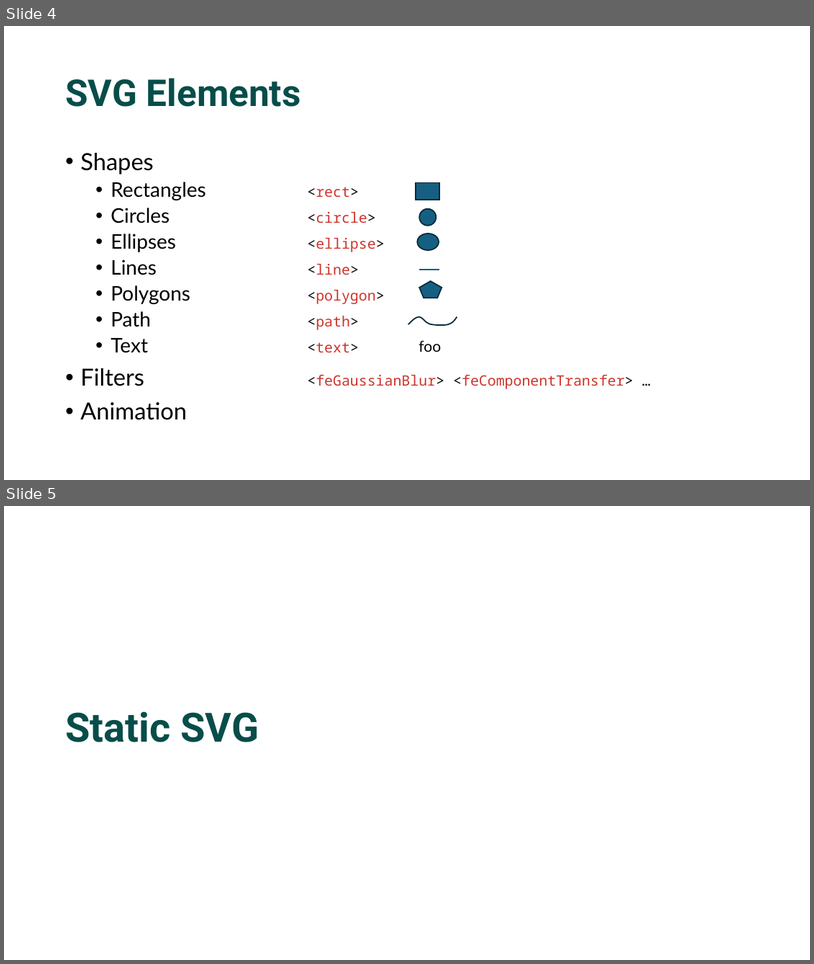
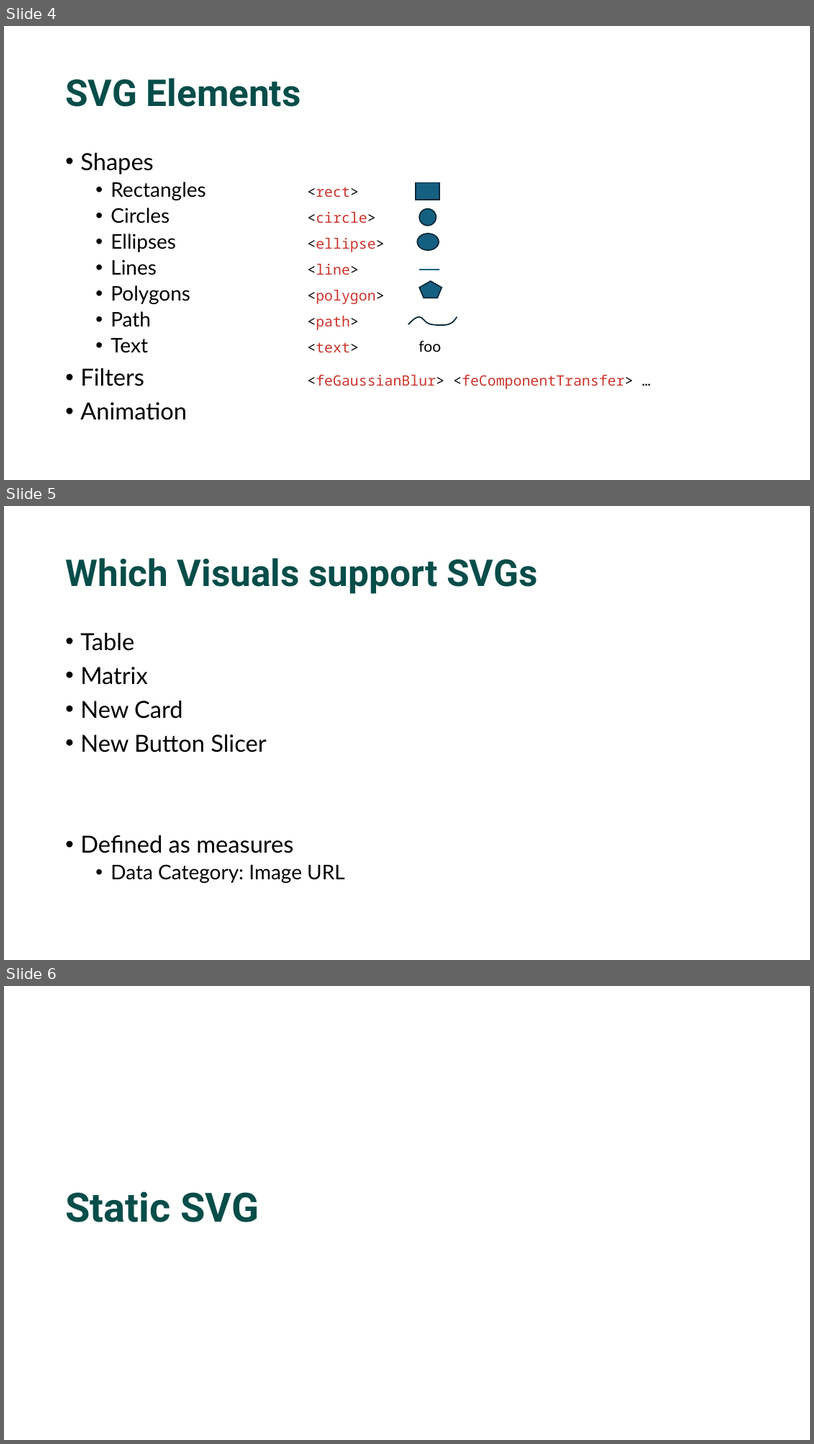
Before and after one commit to EvaluationContext/Sessions, a slide deck: 25-07-Birmingham/SVGs.pptx. Shown one above the other, each under a label of ours: slides 4 and 5 before the commit, slides 4, 5 and 6 after it. The pictures are 814x964 and 814x1444 pixels, drawn with LibreOffice and Linux fonts; fonts in the diff are those of the drawing. Boxes give left, top, right and bottom in pixels: in the first picture for what was removed or moved away, otherwise in the second. Text is boxed around its words. In the diff, an @@ line names an element or a change of style, - is before the commit and + after.

```diff
--- a/25-07-Birmingham/SVGs.pptx
+++ b/25-07-Birmingham/SVGs.pptx
@@ slide 5 added at (4, 506, 810, 960), background #FFFFFF @@
@@ title added at (65, 558, 538, 594), 44 pt, text #074D49, bold @@
+Which Visuals support SVGs
@@ text added at (80, 633, 345, 883), 28 pt, text #000000 @@
+• Table
+• Matrix
+• New Card
+• New Button Slicer
+• Defined as measures
+  • Data Category: Image URL
@@ what was slide 5 is now slide 6 @@
```
Also in this commit, not shown: 3 slides changed, 16 other files.
